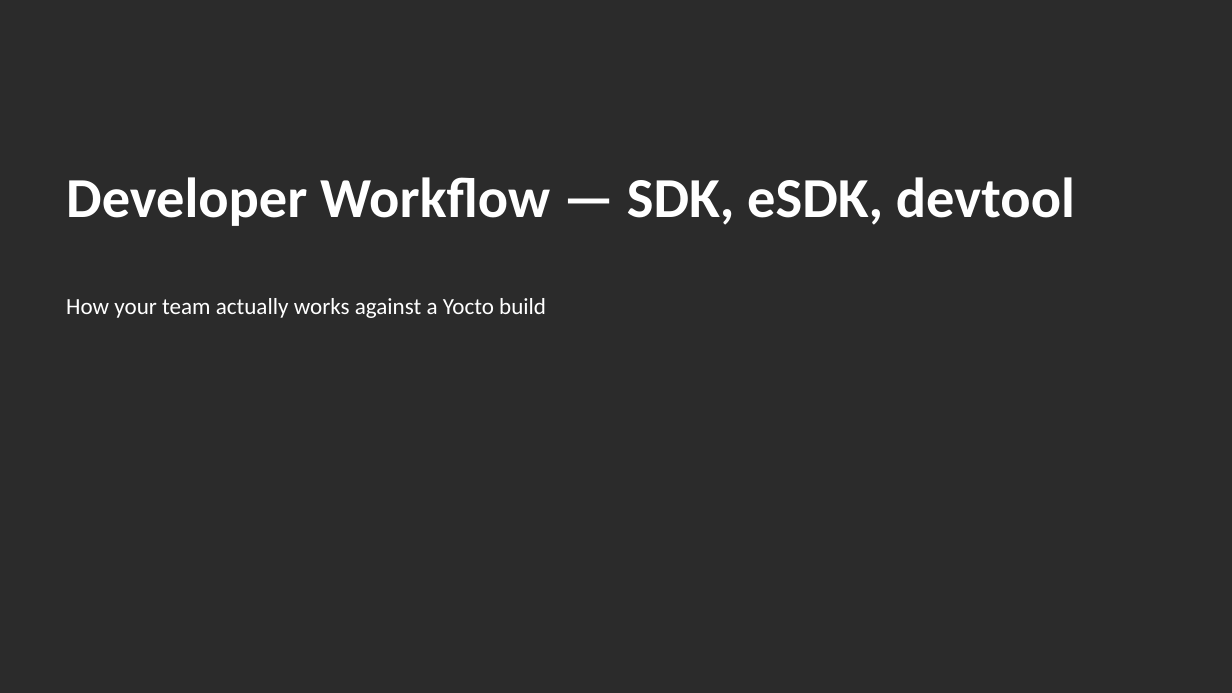
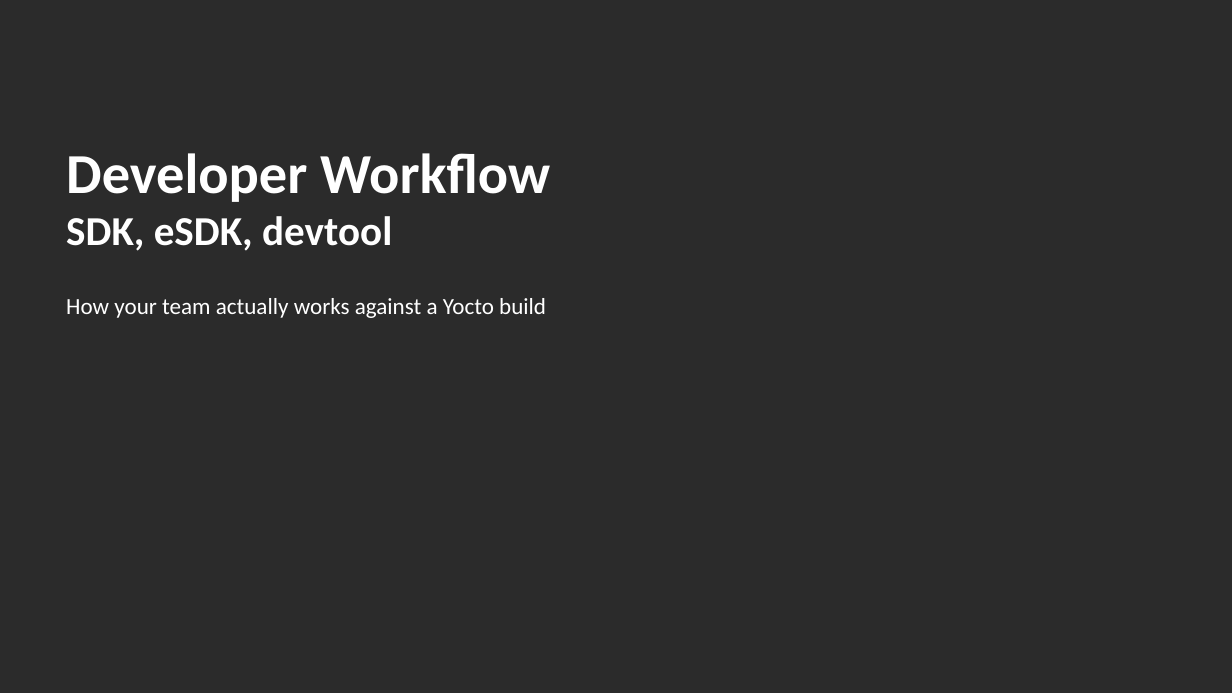
Before and after one commit to EmertxeInfoTech/Allegion-Training-Materials, a slide deck: slide 1 of yocto_training_all_session_decks/session_decks/D3S6_SDK_devtool.pptx. Drawn at 1232x693 pixels with LibreOffice and Linux fonts; fonts in the diff are those of the drawing; background and template pictures are left out; a plain dark background stands for a picture behind light text. Boxes give left, top, right and bottom in pixels: in the first picture for what was removed or moved away, otherwise in the second. Text is boxed around its words. In the diff, an @@ line names an element or a change of style, - is before the commit and + after.

```diff
--- a/yocto_training_all_session_decks/session_decks/D3S6_SDK_devtool.pptx
+++ b/yocto_training_all_session_decks/session_decks/D3S6_SDK_devtool.pptx
@@ title at box(66, 153, 550, 251): text changed @@
-Developer Workflow — SDK, eSDK, devtool
+Developer Workflow
+SDK, eSDK, devtool
```
Also in this commit, not shown: 17 other files.
